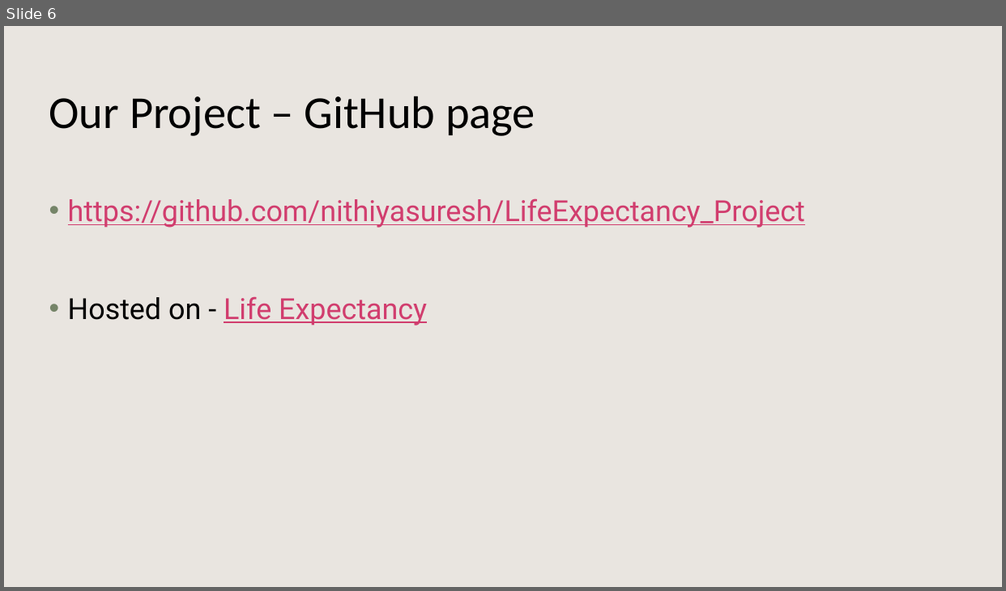
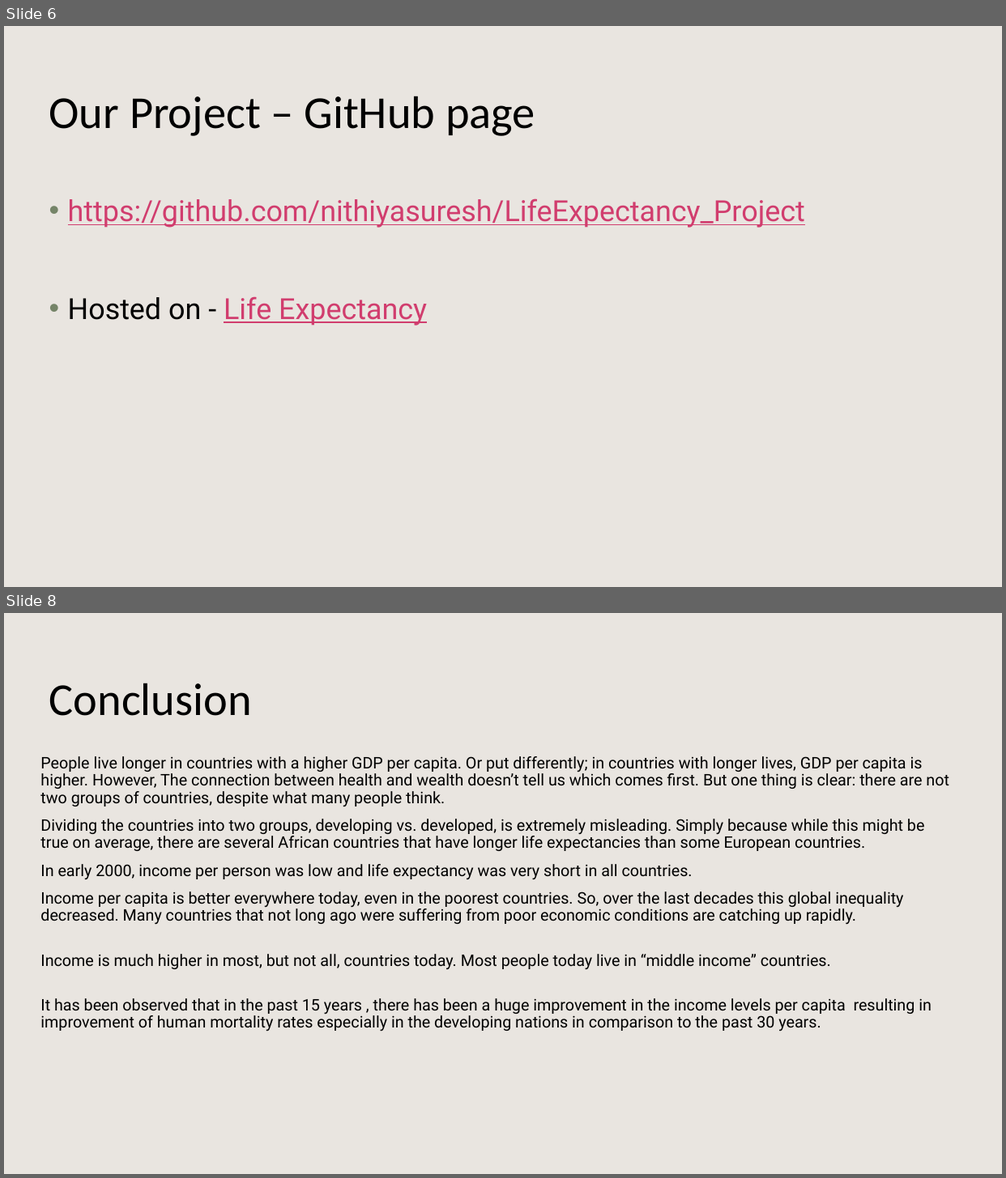
Before and after one commit to nithiyasuresh/LifeExpectancy_Project, a slide deck: Proposal Presentation/Life Expectancy presentation.pptx. Shown one above the other, each under a label of ours: slide 6 before the commit, slides 6 and 8 after it; the slides between them are not shown. The pictures are 1006x591 and 1006x1178 pixels, drawn with LibreOffice and Linux fonts; fonts in the diff are those of the drawing; background and template pictures are left out. Boxes give left, top, right and bottom in pixels: in the first picture for what was removed or moved away, otherwise in the second. Text is boxed around its words. In the diff, an @@ line names an element or a change of style, - is before the commit and + after.

```diff
--- a/Proposal Presentation/Life Expectancy presentation.pptx
+++ b/Proposal Presentation/Life Expectancy presentation.pptx
@@ slide 8 added at <box>4,613,1002,1174</box>, background picture (left out); not listed: 1 template element that a slide beside it also shows @@
@@ title added at <box>49,683,252,716</box>, 44 pt, text #000000 @@
+Conclusion
@@ text added at <box>40,756,949,1032</box>, 15.4 pt, text #000000 @@
+People live longer in countries with a higher GDP per capita. Or put differently; in countries with longer lives, GDP per capita is higher. However, The connection between health and wealth doesn’t tell us which comes first. But one thing is clear: there are not two groups of countries, despite what many people think.
+Dividing the countries into two groups, developing vs. developed, is extremely misleading. Simply because while this might be true on average, there are several African countries that have longer life expectancies than some European countries.
+In early 2000, income per person was low and life expectancy was very short in all countries.
+Income per capita is better everywhere today, even in the poorest countries. So, over the last decades this global inequality decreased. Many countries that not long ago were suffering from poor economic conditions are catching up rapidly.
+Income is much higher in most, but not all, countries today. Most people today live in “middle income” countries.
+It has been observed that in the past 15 years , there has been a huge improvement in the income levels per capita resulting in improvement of human mortality rates especially in the developing nations in comparison to the past 30 years.
```
Also in this commit, not shown: 3 slides changed, 1 other slide added, 1 slide removed.
